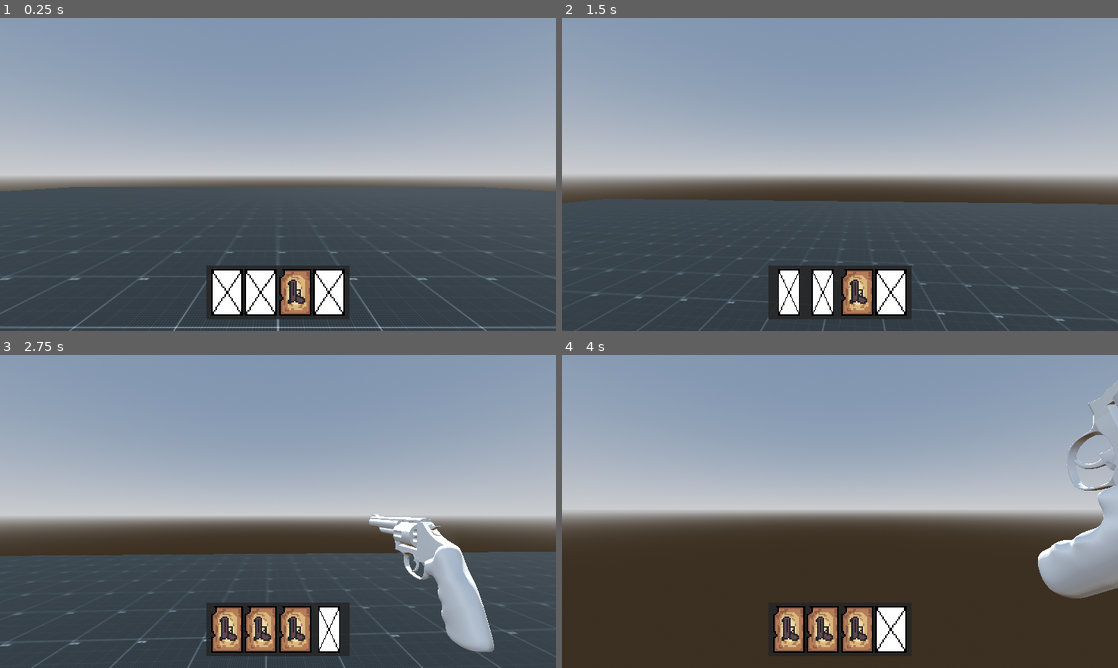
Above: before the commit, frames 1-4 (two rows, left to right).
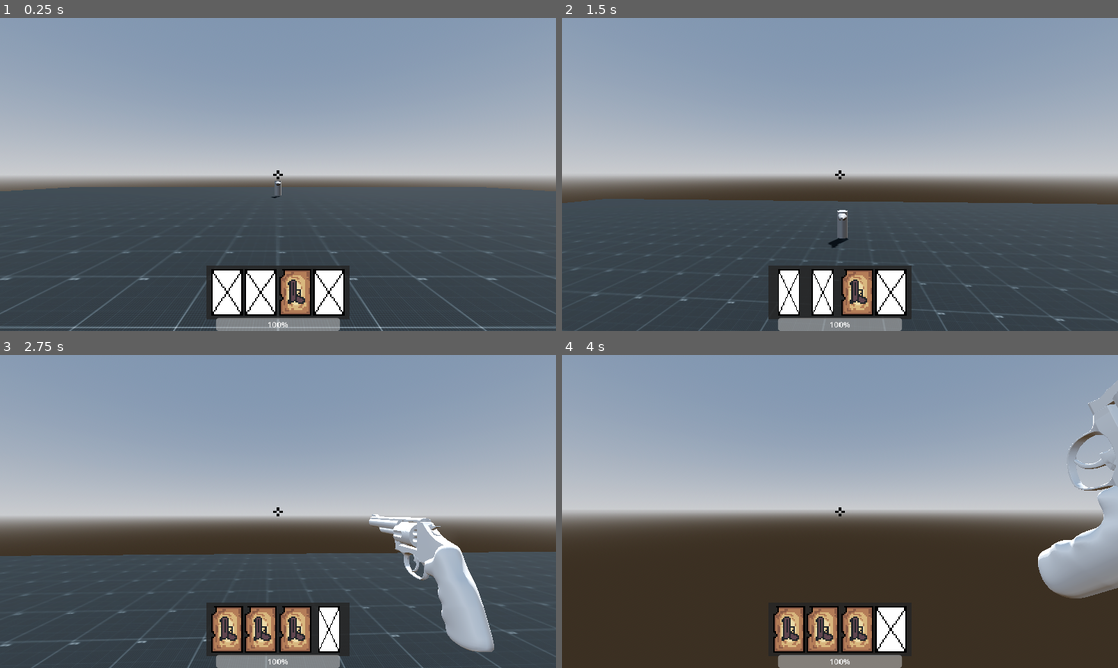
Above: after the commit, the same moments.

Repository: OctoCrane/Card-Caster
Game: Godot game, scene res://Levels/testlevel_001.tscn
Two runs of this game, one before a commit and one after it. Both use one fixed random seed, a clock stepped at 60 frames per second and the inputs below.
Inputs (mouse positions are in pixels of both pictures, inside the frame that each line leads up to):
- Up to frame 1 (0.25 s): no input
- Up to frame 2 (1.5 s): tap Enter (ui_accept) at 0.5 s; move the mouse to (867, 174) at 0.52 s; hold W (move_forward) from 0.53 s (still down); tap 1 (1) at 0.6 s; tap Space (jump) at 0.77, 1.07 s; tap 2 (2) at 0.8, 1.35 s; move the mouse to (812, 174) at 1.27 s
- Up to frame 3 (2.75 s): keep holding W (move_forward); tap Space (jump) at 1.52, 1.82 s; tap 3 (3) at 1.55, 2.1 s; move the mouse to (289, 505) at 2.02 s; tap 4 (4) at 2.3 s
- Up to frame 4 (4 s): keep holding W (move_forward); move the mouse to (834, 517) at 2.77 s; tap 4 (4) at 2.85 s; tap Space (jump) at 3.02, 3.32, 3.77, 3.8 s; click (834, 517) at 3.05 s; move the mouse to (878, 514) at 3.52 s; press the mouse at (878, 514) at 3.53 s

The runs differ from the first frame. In frame 1, 1.0% of the frame differs, in the area x 38-62%, y 48-100%; in frame 2, 1.1%; in frame 3, 1.0%; in frame 4, 1.0%.

Commit message:
massive update - I forgot what I did

Diff:
--- a/Actors/Scripts/actor.gd
+++ b/Actors/Scripts/actor.gd
@@ -1,7 +1,7 @@
 extends CharacterBody3D
 class_name Actor
 
-@export var health := 100
+@export var status : Status
 
 @export var auto_bhop := true
 
@@ -13,12 +13,24 @@
 @export var air_accel := 10.0
 @export var air_cap := 0.85
 
+func _ready() -> void:
+	status.is_dead.connect(on_is_dead)
+	status.took_damage.connect(on_took_damage)
+
 func get_move_input_dir() -> Vector2:
 	return Vector2.ZERO
 
 func get_move_dir() -> Vector3:
 	var input_dir = get_move_input_dir()
 	return (transform.basis * Vector3(input_dir.x, 0, input_dir.y)).normalized()
+
+func get_look_dir() -> Vector3:
+	var look_dir = transform.basis * Vector3(0.0,0.0,1.0)
+	return look_dir
+
+func get_global_look_dir() -> Vector3:
+	var look_dir = global_transform.basis * Vector3(0.,0.,1.)
+	return look_dir
 
 func get_jump(_held := false) -> bool:
 	return false
@@ -86,6 +98,12 @@
 		clip_velocity(get_floor_normal(), 1.0)
 
 func damage(dm: int):
-	health -= dm
-	if health < 0:
-		health = 0
+	status.health -= dm
+	if status.health <= 0:
+		queue_free()
+
+func on_is_dead():
+	queue_free()
+
+func on_took_damage(dm : int):
+	print(dm)
--- a/Actors/Scripts/player.gd
+++ b/Actors/Scripts/player.gd
@@ -13,12 +13,15 @@
 @export var mouse_sensitivity := 0.002
 #@export var controller_sensitivity := 0.001
 
+@onready var progress_bar: ProgressBar = $UI/ProgressBar
+
+var init_health = true
+
 var placeholder_tex : Texture = load("res://Assets/2D/Cards/CardPlaceHolder.png")
 
 var input_mode := InputMode.KEYBOARD_MOUSE
 
 var main_cards : Array[CardProperties]
-
 var reserve_deck : Array[CardProperties]
 
 enum InputMode {
@@ -35,6 +38,9 @@
 	timer_arr[3].timeout.connect(card4_replace)
 
 	init_deck()
+
+func _process(_delta: float) -> void:
+	progress_bar.value = int((float(status.health) / float(status.max_health)) * 100)
 
 func _input(event: InputEvent) -> void:
 	# Determines Input Type
@@ -62,7 +68,7 @@
 
 	handle_camera(event)
 
-func apply_texture(texture :):
+func apply_texture(texture : Texture2D):
 	var texture_rect = TextureRect.new()
 	texture_rect.expand_mode = TextureRect.EXPAND_IGNORE_SIZE
 	texture_rect.custom_minimum_size = Vector2(66.0, 96.0)
@@ -111,7 +117,6 @@
 			if child is Weapon:
 				weapon_equipped = true
 		if not weapon_equipped:
-			print("Hey")
 			var weapon = card.scene.instantiate()
 			weapon.weapon_manager = weapon_manager
 			weapon_manager.add_child(weapon)
--- a/Levels/testlevel_001.tscn
+++ b/Levels/testlevel_001.tscn
@@ -1,8 +1,8 @@
-[gd_scene load_steps=8 format=3 uid="uid://ikqg70bpmrab"]
+[gd_scene load_steps=7 format=3 uid="uid://ikqg70bpmrab"]
 
 [ext_resource type="Material" uid="uid://bvrkjmd2771mp" path="res://Assets/3D/Materials/Black_Grid.tres" id="1_r2jo2"]
-[ext_resource type="Script" uid="uid://t24hi0kb5uy1" path="res://Scripts/hitbox.gd" id="2_3dtu7"]
 [ext_resource type="PackedScene" uid="uid://xwwgy4iqemps" path="res://Scenes/player.tscn" id="3_8kvos"]
+[ext_resource type="PackedScene" uid="uid://beejgi4xufsnx" path="res://turret.tscn" id="3_r2jo2"]
 
 [sub_resource type="ProceduralSkyMaterial" id="ProceduralSkyMaterial_o6831"]
 sky_horizon_color = Color(0.66224277, 0.6717428, 0.6867428, 1)
@@ -16,8 +16,6 @@
 sky = SubResource("Sky_km00b")
 tonemap_mode = 2
 glow_enabled = true
-
-[sub_resource type="BoxShape3D" id="BoxShape3D_plmyo"]
 
 [node name="testlevel_001" type="Node3D"]
 
@@ -34,16 +32,18 @@
 transform = Transform3D(1, 0, 0, 0, 1, 0, 0, 0, 1, 0, -0.5, 0)
 material_override = ExtResource("1_r2jo2")
 use_collision = true
+collision_mask = 12
 size = Vector3(50, 1, 50)
-
-[node name="HitBox" type="Area3D" parent="."]
-transform = Transform3D(1, 0, 0, 0, 1, 0, 0, 0, 1, 0, 1, -6)
-collision_mask = 0
-script = ExtResource("2_3dtu7")
-
-[node name="CollisionShape3D" type="CollisionShape3D" parent="HitBox"]
-shape = SubResource("BoxShape3D_plmyo")
-debug_color = Color(1, 0, 0, 0.41960785)
 
 [node name="Player" parent="." instance=ExtResource("3_8kvos")]
 transform = Transform3D(1, 0, 0, 0, 1, 0, 0, 0, 1, 0, 1, 0)
+
+[node name="Turret" parent="." instance=ExtResource("3_r2jo2")]
+transform = Transform3D(-1, 0, 8.742278e-08, 0, 1, 0, -8.742278e-08, 0, -1, 0, 0.5989773, -14)
+auto_bhop = true
+ground_accel = 14.0
+ground_decel = 10.0
+ground_friction = 6.0
+air_speed = 7.0
+air_accel = 10.0
+air_cap = 0.85
--- /dev/null
+++ b/Scenes/enemy.tscn
@@ -0,0 +1,91 @@
+[gd_scene load_steps=14 format=3 uid="uid://bi0vnvapn2lyt"]
+
+[ext_resource type="Script" uid="uid://hwnhr0jiqtkh" path="res://enemy.gd" id="1_auwsv"]
+[ext_resource type="Script" uid="uid://n6ransvmjod3" path="res://Scripts/Status/status.gd" id="2_auwsv"]
+[ext_resource type="Script" uid="uid://bq3ag34b21jii" path="res://Scripts/hurtbox.gd" id="4_287tu"]
+[ext_resource type="Script" uid="uid://cq1w2oryw54co" path="res://Scripts/States/state_machine.gd" id="5_0830c"]
+[ext_resource type="Script" uid="uid://cqiid7lckea4" path="res://Actors/States/actor_fall.gd" id="6_1dp5w"]
+[ext_resource type="Script" uid="uid://df0kfbr8xtfkd" path="res://Actors/States/actor_idle.gd" id="7_auwsv"]
+[ext_resource type="Script" uid="uid://kaek7u1e0nvu" path="res://Actors/States/actor_jump.gd" id="8_8uf12"]
+[ext_resource type="Script" uid="uid://hiwqctx1aoh0" path="res://Actors/States/actor_walk.gd" id="9_8uf12"]
+
+[sub_resource type="CapsuleShape3D" id="CapsuleShape3D_0830c"]
+
+[sub_resource type="BoxShape3D" id="BoxShape3D_ghaa6"]
+size = Vector3(1, 2, 1)
+
+[sub_resource type="StandardMaterial3D" id="StandardMaterial3D_auwsv"]
+albedo_color = Color(1, 0, 0, 1)
+
+[sub_resource type="BoxMesh" id="BoxMesh_8uf12"]
+material = SubResource("StandardMaterial3D_auwsv")
+size = Vector3(1, 2, 1)
+
+[sub_resource type="SphereShape3D" id="SphereShape3D_auwsv"]
+radius = 10.0
+
+[node name="Enemy" type="CharacterBody3D" node_paths=PackedStringArray("detection", "status")]
+collision_layer = 8
+script = ExtResource("1_auwsv")
+detection = NodePath("Detection")
+status = NodePath("Status")
+metadata/_custom_type_script = "uid://hb51tycmxpjf"
+
+[node name="Status" type="Node" parent="."]
+script = ExtResource("2_auwsv")
+max_health = 90
+metadata/_custom_type_script = "uid://n6ransvmjod3"
+
+[node name="CollisionShape3D" type="CollisionShape3D" parent="."]
+shape = SubResource("CapsuleShape3D_0830c")
+debug_color = Color(1, 0, 0, 0.41960785)
+
+[node name="HurtBox" type="Area3D" parent="." node_paths=PackedStringArray("actor")]
+collision_layer = 2
+collision_mask = 0
+script = ExtResource("4_287tu")
+actor = NodePath("..")
+metadata/_custom_type_script = "uid://bq3ag34b21jii"
+
+[node name="CollisionShape3D" type="CollisionShape3D" parent="HurtBox"]
+shape = SubResource("BoxShape3D_ghaa6")
+debug_color = Color(0, 1, 0, 0.41960785)
+
+[node name="MeshInstance3D" type="MeshInstance3D" parent="."]
+mesh = SubResource("BoxMesh_8uf12")
+
+[node name="StateMachine" type="Node" parent="." node_paths=PackedStringArray("initial_state")]
+script = ExtResource("5_0830c")
+initial_state = NodePath("Idle")
+metadata/_custom_type_script = "uid://cq1w2oryw54co"
+
+[node name="Idle" type="Node" parent="StateMachine" node_paths=PackedStringArray("actor")]
+script = ExtResource("7_auwsv")
+actor = NodePath("../..")
+metadata/_custom_type_script = "uid://df0kfbr8xtfkd"
+
+[node name="Fall" type="Node" parent="StateMachine" node_paths=PackedStringArray("actor")]
+script = ExtResource("6_1dp5w")
+actor = NodePath("../..")
+metadata/_custom_type_script = "uid://cqiid7lckea4"
+
+[node name="Jump" type="Node" parent="StateMachine" node_paths=PackedStringArray("actor")]
+script = ExtResource("8_8uf12")
+actor = NodePath("../..")
+metadata/_custom_type_script = "uid://kaek7u1e0nvu"
+
+[node name="Walk" type="Node" parent="StateMachine" node_paths=PackedStringArray("actor")]
+script = ExtResource("9_8uf12")
+actor = NodePath("../..")
+metadata/_custom_type_script = "uid://hiwqctx1aoh0"
+
+[node name="Detection" type="Area3D" parent="."]
+collision_layer = 0
+collision_mask = 4
+
+[node name="CollisionShape3D" type="CollisionShape3D" parent="Detection"]
+shape = SubResource("SphereShape3D_auwsv")
+
+[node name="RayCast3D" type="RayCast3D" parent="."]
+transform = Transform3D(1, 0, 0, 0, 1, 0, 0, 0, 1, 0, 0.5, 0)
+target_position = Vector3(0, 0, 1)
--- a/Scenes/player.tscn
+++ b/Scenes/player.tscn
@@ -1,11 +1,10 @@
-[gd_scene load_steps=23 format=3 uid="uid://xwwgy4iqemps"]
+[gd_scene load_steps=21 format=3 uid="uid://xwwgy4iqemps"]
 
 [ext_resource type="Script" uid="uid://5dvms5aml23w" path="res://Actors/Scripts/player.gd" id="1_vgqql"]
 [ext_resource type="Script" uid="uid://n6ransvmjod3" path="res://Scripts/Status/status.gd" id="2_cvnsp"]
 [ext_resource type="Script" uid="uid://dnxuro4nafmxd" path="res://Resources/Cards/card_properties.gd" id="2_ukyrk"]
 [ext_resource type="Script" uid="uid://bq3ag34b21jii" path="res://Scripts/hurtbox.gd" id="3_6t5aa"]
 [ext_resource type="Resource" uid="uid://h5uc7dii8657" path="res://Resources/Cards/pistol.tres" id="3_7dp3o"]
-[ext_resource type="Script" uid="uid://dc8wjidjys4h1" path="res://Scripts/Status/effect.gd" id="3_vgqql"]
 [ext_resource type="Script" uid="uid://dbp053bild0d6" path="res://Weapon/weapon_manager.gd" id="5_ukyrk"]
 [ext_resource type="Script" uid="uid://cq1w2oryw54co" path="res://Scripts/States/state_machine.gd" id="5_x3wgy"]
 [ext_resource type="Script" uid="uid://df0kfbr8xtfkd" path="res://Actors/States/actor_idle.gd" id="6_3smsa"]
@@ -38,10 +37,6 @@
 type = null
 metadata/_custom_type_script = "uid://dnxuro4nafmxd"
 
-[sub_resource type="Resource" id="Resource_6t5aa"]
-script = ExtResource("2_cvnsp")
-metadata/_custom_type_script = "uid://n6ransvmjod3"
-
 [sub_resource type="BoxShape3D" id="BoxShape3D_vgqql"]
 size = Vector3(1, 2, 1)
 
@@ -52,31 +47,38 @@
 [sub_resource type="StyleBoxFlat" id="StyleBoxFlat_gymyn"]
 bg_color = Color(0.14901961, 0.14901961, 0.14901961, 0.8666667)
 
-[node name="Player" type="CharacterBody3D" node_paths=PackedStringArray("timer_arr", "card_container", "weapon_manager", "head")]
+[node name="Player" type="CharacterBody3D" node_paths=PackedStringArray("timer_arr", "card_container", "weapon_manager", "head", "status")]
+collision_layer = 4
+collision_mask = 9
 script = ExtResource("1_vgqql")
 start_deck = Array[ExtResource("2_ukyrk")]([ExtResource("3_7dp3o"), SubResource("Resource_pu2lt"), SubResource("Resource_ukyrk"), ExtResource("3_7dp3o"), ExtResource("3_7dp3o"), SubResource("Resource_7dp3o"), ExtResource("3_7dp3o"), SubResource("Resource_h4iuc")])
 timer_arr = [NodePath("CardTimer1"), NodePath("CardTimer2"), NodePath("CardTimer3"), NodePath("CardTimer4")]
 card_container = NodePath("UI/PanelContainer/MarginContainer/CardContainer")
-weapon_manager = NodePath("Head/Camera3D/WeaponManager")
-head = NodePath("Head")
+weapon_manager = NodePath("Camera3D/WeaponManager")
+head = NodePath("Camera3D")
+status = NodePath("Status")
+auto_bhop = false
 metadata/_custom_type_script = "uid://5dvms5aml23w"
 
-[node name="Head" type="Node3D" parent="."]
+[node name="Status" type="Node" parent="."]
+script = ExtResource("2_cvnsp")
+metadata/_custom_type_script = "uid://n6ransvmjod3"
+
+[node name="Camera3D" type="Camera3D" parent="."]
 transform = Transform3D(1, 0, 0, 0, 1, 0, 0, 0, 1, 0, 0.5, 0)
-
-[node name="Camera3D" type="Camera3D" parent="Head"]
 current = true
 
-[node name="WeaponManager" type="Node3D" parent="Head/Camera3D" node_paths=PackedStringArray("actor", "head")]
+[node name="WeaponManager" type="Node3D" parent="Camera3D" node_paths=PackedStringArray("actor", "head")]
 transform = Transform3D(1, 0, 0, 0, 1, 0, 0, 0, 1, 0.39477235, -0.19001335, -0.61467856)
 script = ExtResource("5_ukyrk")
-actor = NodePath("../../..")
+actor = NodePath("../..")
 head = NodePath("..")
 
-[node name="Hurtbox" type="Area3D" parent="."]
+[node name="Hurtbox" type="Area3D" parent="." node_paths=PackedStringArray("actor")]
 collision_layer = 0
+collision_mask = 2
 script = ExtResource("3_6t5aa")
-status = SubResource("Resource_6t5aa")
+actor = NodePath("..")
 metadata/_custom_type_script = "uid://bq3ag34b21jii"
 
 [node name="CollisionShape3D" type="CollisionShape3D" parent="Hurtbox"]
@@ -121,6 +123,38 @@
 anchor_bottom = 1.0
 grow_horizontal = 2
 grow_vertical = 2
+
+[node name="Middle" type="Control" parent="UI"]
+layout_mode = 1
+anchors_preset = 8
+anchor_left = 0.5
+anchor_top = 0.5
+anchor_right = 0.5
+anchor_bottom = 0.5
+offset_top = 1.0
+offset_bottom = 1.0
+grow_horizontal = 2
+grow_vertical = 2
+
+[node name="Up" type="Line2D" parent="UI/Middle"]
+points = PackedVector2Array(0, -2, 0, -9)
+width = 3.0
+default_color = Color(0, 0, 0, 1)
+
+[node name="Down" type="Line2D" parent="UI/Middle"]
+points = PackedVector2Array(0, 2, 0, 9)
+width = 3.0
+default_color = Color(0, 0, 0, 1)
+
+[node name="Right" type="Line2D" parent="UI/Middle"]
+points = PackedVector2Array(2, 0, 9, 0)
+width = 3.0
+default_color = Color(0, 0, 0, 1)
+
+[node name="Left" type="Line2D" parent="UI/Middle"]
+points = PackedVector2Array(-2, 0, -9, 0)
+width = 3.0
+default_color = Color(0, 0, 0, 1)
 
 [node name="PanelContainer" type="PanelContainer" parent="UI"]
 layout_mode = 1
@@ -147,6 +181,20 @@
 [node name="CardContainer" type="HBoxContainer" parent="UI/PanelContainer/MarginContainer"]
 layout_mode = 2
 
+[node name="ProgressBar" type="ProgressBar" parent="UI"]
+layout_mode = 1
+anchors_preset = 7
+anchor_left = 0.5
+anchor_top = 1.0
+anchor_right = 0.5
+anchor_bottom = 1.0
+offset_left = -128.0
+offset_top = -27.0
+offset_right = 128.0
+grow_horizontal = 2
+grow_vertical = 0
+exp_edit = true
+
 [node name="CardTimer1" type="Timer" parent="."]
 wait_time = 1.1
 one_shot = true
--- a/Scripts/Status/status.gd
+++ b/Scripts/Status/status.gd
@@ -1,20 +1,23 @@
-extends Resource
+extends Node
 class_name Status
 
 signal is_dead()
+signal took_damage(damage: int)
 
 @export var max_health : int = 100
 @export var effects : Array[Effect]
 
-var health : int = max_health:
+var health : int:
 	set(value):
-		if value <= 0:
-			if health > 0:
-				is_dead.emit()
-			health = 0
-		elif value > max_health:
-			health = max_health
-		else:
-			health = value
-	get:
-		return health
+		if value < 0:
+			var dm = health - 0
+			took_damage.emit(dm)
+			is_dead.emit()
+		elif value < health:
+			var dm = health - value
+			took_damage.emit(dm)
+
+		health = clamp(value, 0, max_health)
+
+func _ready():
+	health = max_health
--- a/Scripts/hurtbox.gd
+++ b/Scripts/hurtbox.gd
@@ -1,11 +1,12 @@
 extends Area3D
 class_name HurtBox
 
-@export var status : Status
+@export var actor : Actor
+@export var damage_multiplier := 1.0
 
 func _ready() -> void:
 	area_entered.connect(_area_entered)
 
 func _area_entered(area: Area3D):
 	if area is HitBox:
-		status.health -= area.get_health_damage()
+		actor.status.health -= area.get_health_damage() * damage_multiplier
--- a/Weapon/Scenes/pistol.tscn
+++ b/Weapon/Scenes/pistol.tscn
@@ -130,7 +130,7 @@
 tracks/3/interp = 1
 tracks/3/loop_wrap = true
 tracks/3/keys = {
-"times": PackedFloat32Array(4),
+"times": PackedFloat32Array(0.4),
 "transitions": PackedFloat32Array(1),
 "values": [{
 "args": [],
@@ -204,6 +204,7 @@
 [node name="Weapon" type="Node3D" node_paths=PackedStringArray("anim_player")]
 script = ExtResource("1_lfpbp")
 anim_player = NodePath("AnimationPlayer")
+damage_per_bullet = 35
 metadata/_custom_type_script = "uid://cj4cismxadpr2"
 
 [node name="revolver" parent="." instance=ExtResource("2_6ijqn")]
--- a/Weapon/weapon.gd
+++ b/Weapon/weapon.gd
@@ -48,9 +48,9 @@
 		if bullet_type == "Hitscan":
 			var result = weapon_manager.raycast(new_offset)
 			if result:
-				if result.collider:
-					if result.collider is Actor:
-						weapon_manager.actor.damage(damage_per_bullet)
+				var collider = result.collider
+				if collider is HurtBox:
+					collider.actor.damage(damage_per_bullet)
 
 func switch_states(new_state : States):
 	if new_state != current_state:
--- a/Weapon/weapon_manager.gd
+++ b/Weapon/weapon_manager.gd
@@ -18,19 +18,21 @@
 		ray_end = ray_origin + head.project_ray_normal(centre) * ray_range
 	else:
 		ray_origin = head.global_position + offset
-		ray_end = ray_origin + head.transform.basis * Vector3(0,0,ray_range)
+		ray_end = ray_origin + head.global_transform.basis * Vector3(0,0,-ray_range)
 
 	var query := PhysicsRayQueryParameters3D.create(ray_origin, ray_end)
+	query.collide_with_areas = true
+	query.collision_mask = (1 << 1 - 1) | (1 << 2 - 1) # Collision Mask 1 and 2
 	var result = get_world_3d().direct_space_state.intersect_ray(query)
 
 	if result:
-		debug_line(ray_origin, result.position)
+		add_debug_line(ray_origin, result.position)
 	else:
-		debug_line(ray_origin, ray_end)
+		add_debug_line(ray_origin, ray_end)
 
 	return result
 
-func debug_line(origin:Vector3, end:Vector3):
+func add_debug_line(origin:Vector3, end:Vector3):
 	var line := Path3D.new()
 
 	var curve := Curve3D.new()
--- /dev/null
+++ b/enemy.gd
@@ -0,0 +1,65 @@
+extends Actor
+
+@export var detection : Area3D
+
+var actor_list : Array
+var main_actor : Actor
+
+var look_speed := 0.4
+
+var jump_duration := 1.0
+var jump_timer = 0.0
+
+func _ready() -> void:
+	if detection:
+		detection.body_entered.connect(on_detected_body_entered)
+		detection.body_exited.connect(on_detected_body_exited)
+
+func _process(_delta: float) -> void:
+	handle_actor_list()
+
+	if main_actor:
+		var target := main_actor.global_position
+		target.y = global_position.y
+
+		look_at(target)
+
+func _physics_process(delta: float) -> void:
+	if is_on_floor():
+		jump_timer += delta
+		jump_timer = clamp(jump_timer, 0.0, jump_duration)
+	else:
+		jump_timer = 0
+
+	pass
+
+func handle_actor_list():
+	if actor_list.is_empty():
+		main_actor = null
+		return
+
+	for actor in actor_list:
+		if main_actor != null:
+			var actor_line = to_local(actor.global_position)
+			var min_line = to_local(main_actor.global_position)
+			if actor_line.length() < min_line.length():
+				main_actor = actor
+		else:
+			main_actor = actor
+
+func get_move_input_dir() -> Vector2:
+	return Vector2.ZERO
+
+func get_jump(_held := false):
+	return false
+	if jump_timer >= jump_duration:
+		return true
+	else:
+		return false
+
+func on_detected_body_entered(body: Node3D):
+	if body is Actor:
+		actor_list.append(body)
+func on_detected_body_exited(body: Node3D):
+	if body is Actor:
+		actor_list.erase(body)
--- a/project.godot
+++ b/project.godot
@@ -82,6 +82,13 @@
 ]
 }
 
+[layer_names]
+
+3d_physics/layer_1="world"
+3d_physics/layer_2="hitbox/hurtbox"
+3d_physics/layer_3="player"
+3d_physics/layer_4="enemy"
+
 [rendering]
 
 textures/canvas_textures/default_texture_filter=0
--- /dev/null
+++ b/status.tres
@@ -0,0 +1,8 @@
+[gd_resource type="Resource" script_class="Status" load_steps=3 format=3 uid="uid://3vckkva0csqr"]
+
+[ext_resource type="Script" uid="uid://dc8wjidjys4h1" path="res://Scripts/Status/effect.gd" id="1_rwvtj"]
+[ext_resource type="Script" uid="uid://n6ransvmjod3" path="res://Scripts/Status/status.gd" id="2_yto4y"]
+
+[resource]
+script = ExtResource("2_yto4y")
+metadata/_custom_type_script = "uid://n6ransvmjod3"
--- /dev/null
+++ b/turret.gd
@@ -0,0 +1,48 @@
+extends Actor
+class_name Turret
+
+@export var detection : Area3D
+@export var weapon_manager : WeaponManager
+@export var head : Node3D
+
+var actor_list : Array
+var main_actor : Actor
+
+func _ready() -> void:
+	if detection:
+		detection.body_entered.connect(on_detected_body_entered)
+		detection.body_exited.connect(on_detected_body_exited)
+
+func get_attack(_held := false) -> bool:
+	return false
+
+func _process(_delta: float) -> void:
+	handle_actor_list()
+	print(main_actor)
+
+	if main_actor:
+		var target := main_actor.global_position
+
+		head.look_at(target)
+
+func handle_actor_list():
+	if actor_list.is_empty():
+		main_actor = null
+		return
+
+	for actor in actor_list:
+		if main_actor != null:
+			var actor_line = to_local(actor.global_position)
+			var min_line = to_local(main_actor.global_position)
+			if actor_line.length() < min_line.length():
+				main_actor = actor
+		else:
+			main_actor = actor
+
+func on_detected_body_entered(body: Node3D):
+	if body is Actor:
+		actor_list.append(body)
+
+func on_detected_body_exited(body: Node3D):
+	if body is Actor:
+		actor_list.erase(body)
--- /dev/null
+++ b/turret.tscn
@@ -0,0 +1,45 @@
+[gd_scene load_steps=6 format=3 uid="uid://beejgi4xufsnx"]
+
+[ext_resource type="Script" uid="uid://j8btlud5vuwo" path="res://turret.gd" id="1_3oylf"]
+
+[sub_resource type="BoxShape3D" id="BoxShape3D_tjdg3"]
+
+[sub_resource type="CylinderMesh" id="CylinderMesh_c5apd"]
+top_radius = 0.2
+bottom_radius = 0.2
+height = 1.0
+
+[sub_resource type="SphereShape3D" id="SphereShape3D_3oylf"]
+radius = 5.0
+
+[sub_resource type="CylinderMesh" id="CylinderMesh_coqkk"]
+top_radius = 0.05
+bottom_radius = 0.2
+height = 0.56
+
+[node name="Turret" type="CharacterBody3D" node_paths=PackedStringArray("detection", "head")]
+script = ExtResource("1_3oylf")
+detection = NodePath("Detection")
+head = NodePath("Head")
+metadata/_custom_type_script = "uid://hb51tycmxpjf"
+
+[node name="CollisionShape3D" type="CollisionShape3D" parent="."]
+shape = SubResource("BoxShape3D_tjdg3")
+
+[node name="Swivel" type="MeshInstance3D" parent="."]
+mesh = SubResource("CylinderMesh_c5apd")
+
+[node name="Detection" type="Area3D" parent="."]
+collision_layer = 8
+collision_mask = 4
+
+[node name="CollisionShape3D" type="CollisionShape3D" parent="Detection"]
+shape = SubResource("SphereShape3D_3oylf")
+
+[node name="Head" type="Node3D" parent="."]
+transform = Transform3D(1, 0, 0, 0, 1, 0, 0, 0, 1, 0, 0.3, 0)
+
+[node name="HeadMesh" type="MeshInstance3D" parent="Head"]
+transform = Transform3D(-1, 8.742278e-08, 0, 3.821371e-15, 4.371139e-08, -1, -8.742278e-08, -1, -4.371139e-08, 0, 0.012168109, -0.26574016)
+mesh = SubResource("CylinderMesh_coqkk")
+skeleton = NodePath("../..")
Not shown, added: enemy.gd.uid
Not shown, added: turret.gd.uid
